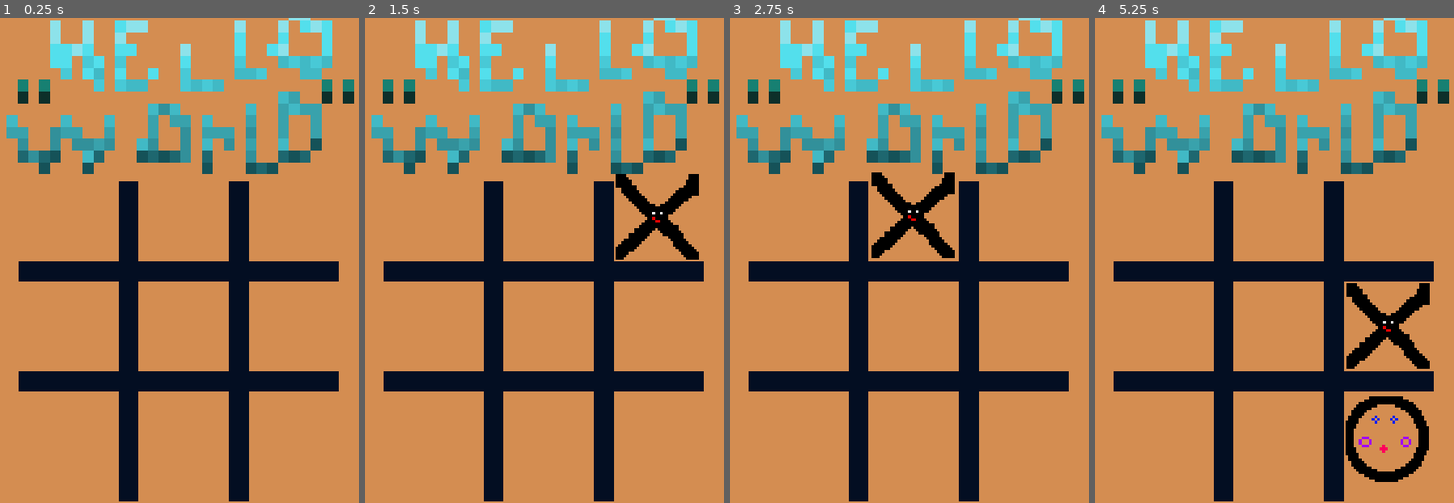
Above: before the commit, frames 1-4 (left to right).
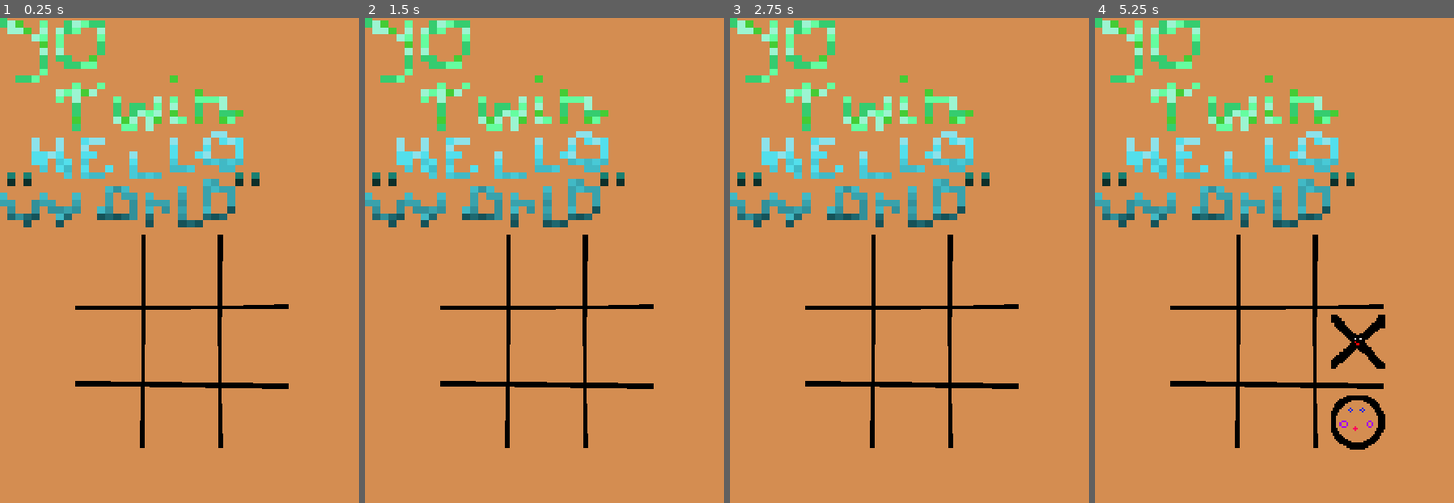
Above: after the commit, the same moments.

Repository: diomid-surdu27/Tic-Tac-Toe
Game: Godot game, scene res://scenes/game.tscn
Two runs of this game, one before a commit and one after it. Both use one fixed random seed, a clock stepped at 60 frames per second and the inputs below.
Inputs (mouse positions are in pixels of both pictures, inside the frame that each line leads up to):
- Up to frame 1 (0.25 s): no input
- Up to frame 2 (1.5 s): tap Enter at 0.5 s; move the mouse to (548, 328) at 0.52 s; press the mouse at (548, 328) at 0.53 s; tap Space (reset) at 1.25 s; move the mouse to (655, 216) at 1.27 s; release the mouse at (655, 216) at 1.28 s; click (655, 216) at 1.35 s
- Up to frame 3 (2.75 s): tap Space (reset) at 2 s; move the mouse to (913, 216) at 2.02 s; press the mouse at (913, 216) at 2.03 s
- Up to frame 4 (5.25 s): tap Space (reset) at 2.75, 3.5, 4.25 s; move the mouse to (1166, 216) at 2.77 s; release the mouse at (1166, 216) at 2.78 s; click (1166, 216) at 2.85 s; move the mouse to (1166, 323) at 3.52 s; press the mouse at (1166, 323) at 3.53 s; move the mouse to (1389, 328) at 4.27 s; release the mouse at (1389, 328) at 4.28 s; click (1389, 328) at 4.35 s; move the mouse to (1385, 439) at 5.02 s; press the mouse at (1385, 439) at 5.03 s

The runs differ from the first frame. In frame 1, 31% of the frame differs, in the area x 0-99%, y 0-100%; in frame 2, 32%; in frame 3, 32%; in frame 4, 34%.

Commit message:
Turn based sys with generated cells (better)

Diff:
--- a/scenes/cell.tscn
+++ b/scenes/cell.tscn
@@ -7,6 +7,7 @@
 [sub_resource type="RectangleShape2D" id="RectangleShape2D_k6tqi"]
 
 [node name="Cell" type="Area2D"]
+scale = Vector2(0.0503492, 0.0503492)
 script = ExtResource("1_nm02e")
 
 [node name="CollisionShape2D" type="CollisionShape2D" parent="."]
@@ -18,14 +19,14 @@
 unique_name_in_owner = true
 texture_filter = 1
 position = Vector2(1000, 1000)
-scale = Vector2(53.88, 53.88)
+scale = Vector2(41.3208, 41.3208)
 texture = ExtResource("2_ds1sf")
 
 [node name="O" type="Sprite2D" parent="."]
 unique_name_in_owner = true
 texture_filter = 1
 position = Vector2(1000, 1000)
-scale = Vector2(53.88, 53.88)
+scale = Vector2(41.3208, 41.3208)
 texture = ExtResource("3_ecwuj")
 
 [connection signal="input_event" from="." to="." method="_on_input_event"]
--- a/scenes/game.tscn
+++ b/scenes/game.tscn
@@ -1,9 +1,8 @@
-[gd_scene load_steps=5 format=3 uid="uid://c2wuyupjgp6a"]
+[gd_scene load_steps=4 format=3 uid="uid://c2wuyupjgp6a"]
 
 [ext_resource type="Script" uid="uid://bsnq4m83bsypt" path="res://scripts/game.gd" id="1_45sly"]
 [ext_resource type="Texture2D" uid="uid://dx72dninpgk3n" path="res://assets/New Piskel (5).png" id="2_imrxi"]
-[ext_resource type="Texture2D" uid="uid://0kn1uxda4ubd" path="res://assets/grid.png" id="3_ag5m2"]
-[ext_resource type="PackedScene" uid="uid://co4ys6i88ecn2" path="res://scenes/cell.tscn" id="4_lbhrr"]
+[ext_resource type="Texture2D" uid="uid://wu5xmdcv0t0u" path="res://assets/grid.png" id="3_ag5m2"]
 
 [node name="Game" type="Node2D"]
 script = ExtResource("1_45sly")
@@ -23,48 +22,13 @@
 
 [node name="title" type="Sprite2D" parent="."]
 texture_filter = 1
-position = Vector2(223, -26)
-scale = Vector2(13.4274, 14.614)
+position = Vector2(160, 131)
+scale = Vector2(10.0801, 8.52842)
 texture = ExtResource("2_imrxi")
 
-[node name="Grid" type="Sprite2D" parent="."]
+[node name="Board" type="Sprite2D" parent="."]
+unique_name_in_owner = true
 texture_filter = 1
 position = Vector2(221, 400)
-scale = Vector2(12.4, 12.4)
+scale = Vector2(0.879997, 0.879997)
 texture = ExtResource("3_ag5m2")
-
-[node name="Cell" parent="." instance=ExtResource("4_lbhrr")]
-position = Vector2(168, 320)
-scale = Vector2(0.059821, 0.0614283)
-
-[node name="Cell2" parent="." instance=ExtResource("4_lbhrr")]
-position = Vector2(302, 185)
-scale = Vector2(0.059821, 0.0614283)
-
-[node name="Cell3" parent="." instance=ExtResource("4_lbhrr")]
-position = Vector2(167, 183)
-scale = Vector2(0.059821, 0.0614283)
-
-[node name="Cell4" parent="." instance=ExtResource("4_lbhrr")]
-position = Vector2(27, 182)
-scale = Vector2(0.059821, 0.0614283)
-
-[node name="Cell5" parent="." instance=ExtResource("4_lbhrr")]
-position = Vector2(28, 319)
-scale = Vector2(0.059821, 0.0614283)
-
-[node name="Cell6" parent="." instance=ExtResource("4_lbhrr")]
-position = Vector2(303, 320)
-scale = Vector2(0.059821, 0.0614283)
-
-[node name="Cell7" parent="." instance=ExtResource("4_lbhrr")]
-position = Vector2(302, 460)
-scale = Vector2(0.059821, 0.0614283)
-
-[node name="Cell8" parent="." instance=ExtResource("4_lbhrr")]
-position = Vector2(168, 461)
-scale = Vector2(0.059821, 0.0614283)
-
-[node name="Cell9" parent="." instance=ExtResource("4_lbhrr")]
-position = Vector2(29, 460)
-scale = Vector2(0.059821, 0.0614283)
--- a/scripts/game.gd
+++ b/scripts/game.gd
@@ -1,4 +1,8 @@
 extends Node2D
+
+var cell_scene = preload("res://scenes/cell.tscn")
+var cells = []
+var board_size = Vector2i(3,3)
 
 var turn = Globals.TurnState.TURN_X
 
@@ -9,16 +13,17 @@
 		get_tree().reload_current_scene()
 
 func _ready():
-	$Cell.clicked.connect(_on_cell_clicked)
-	$Cell2.clicked.connect(_on_cell_clicked)
-	$Cell3.clicked.connect(_on_cell_clicked)
-	$Cell4.clicked.connect(_on_cell_clicked)
-	$Cell5.clicked.connect(_on_cell_clicked)
-	$Cell6.clicked.connect(_on_cell_clicked)
-	$Cell7.clicked.connect(_on_cell_clicked)
-	$Cell8.clicked.connect(_on_cell_clicked)
-	$Cell9.clicked.connect(_on_cell_clicked)
-#Logday 39
+	for x in range(board_size.x):
+		cells.append([])
+		for y in range(board_size.y):
+			var cell = cell_scene.instantiate()
+			add_child(cell)
+			cells[x].append(cell)
+			cell.global_position = Vector2(75 + x*100, 250 + y*100)
+			cell.clicked.connect(_on_cell_clicked)
+
+	%Board.global_position = Vector2(75 + 150, 250 + 150)
+
 func _on_cell_clicked(cell):
 	if cell.fill_state != Globals.FillState.FILL_NONE:
 		return
Binary file changed: assets/grid.png
Not shown, changed: assets/grid.png.import
